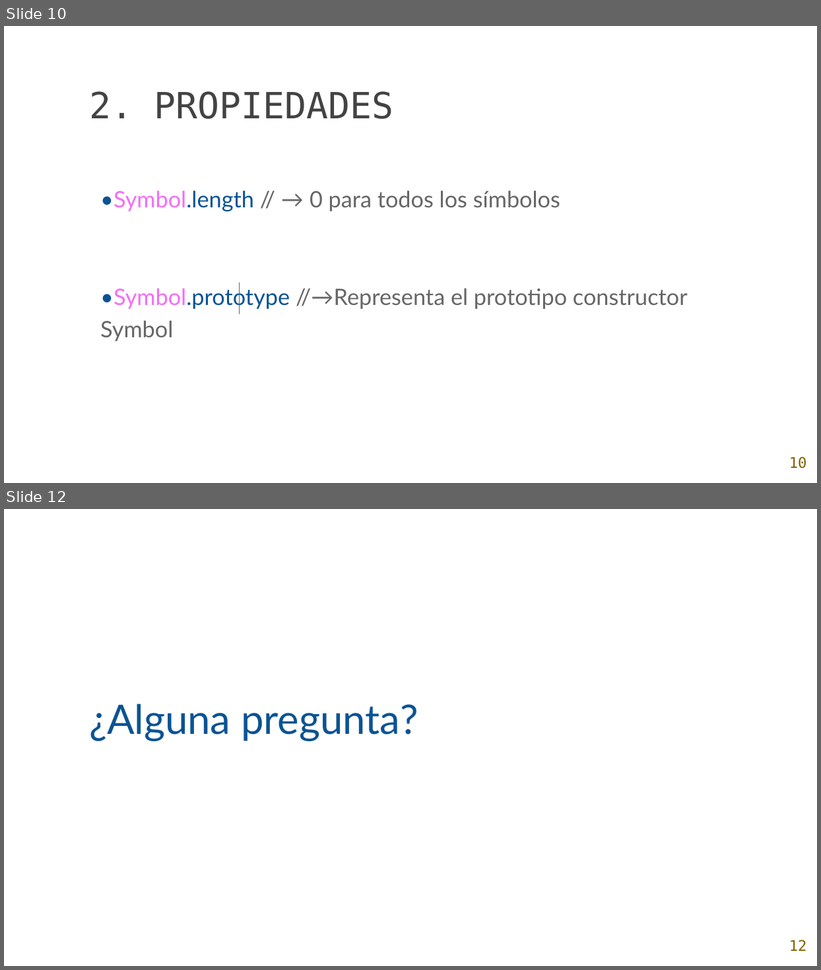
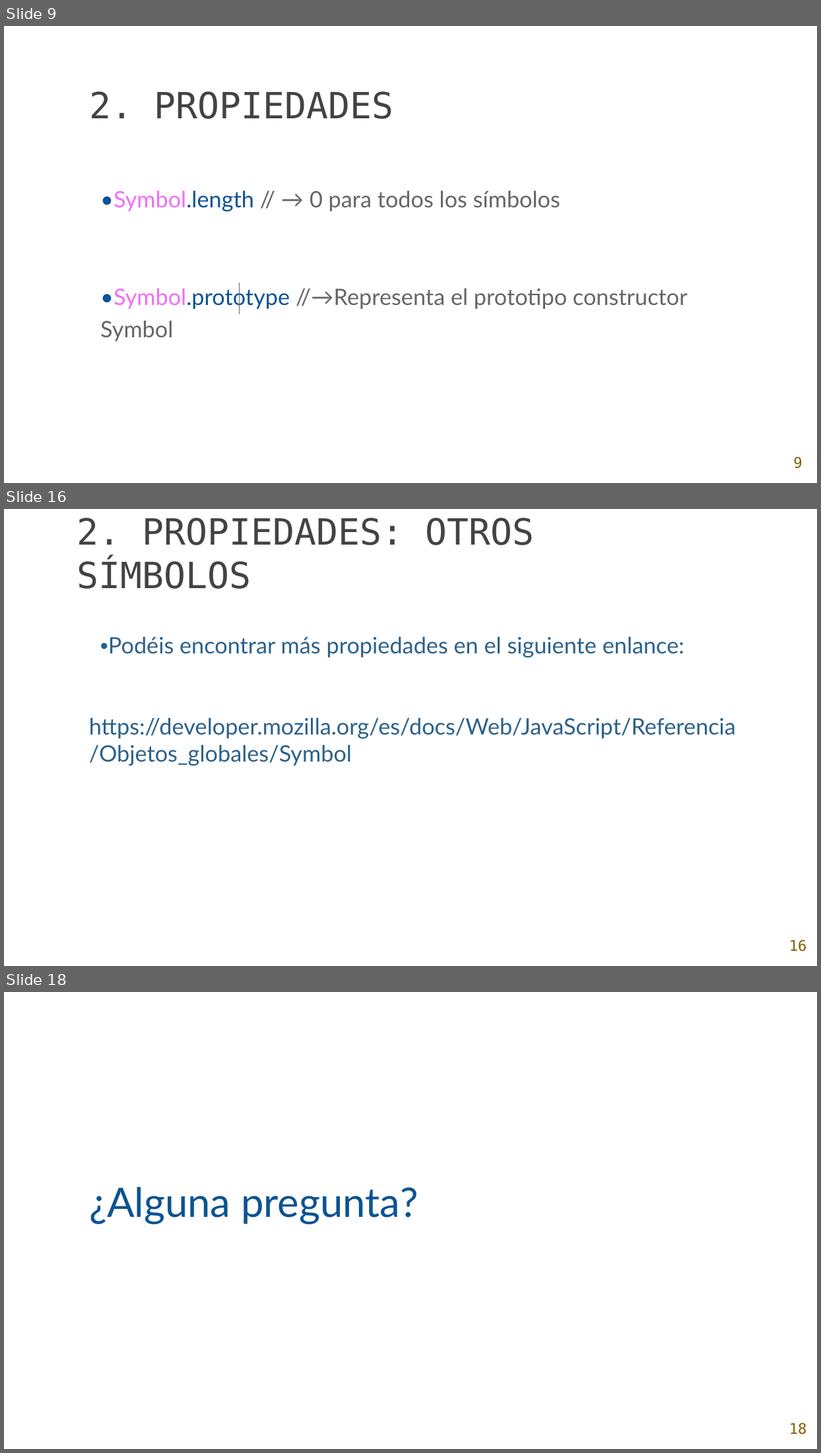
Before and after one commit to Char-Mander/AW_2018-2019, a slide deck: Ejercicios de clase/Plantilla powerpoint.pptx. Shown one above the other, each under a label of ours: slides 10 and 12 before the commit, slides 9, 16 and 18 after it; the slides between them are not shown. The pictures are 821x970 and 821x1453 pixels, drawn with LibreOffice and Linux fonts; fonts in the diff are those of the drawing; background and template pictures are left out. Boxes give left, top, right and bottom in pixels: in the first picture for what was removed or moved away, otherwise in the second. Text is boxed around its words. In the diff, an @@ line names an element or a change of style, - is before the commit and + after.

Commit message:
Terminados los apartados de las propiedades

```diff
--- a/Ejercicios de clase/Plantilla powerpoint.pptx
+++ b/Ejercicios de clase/Plantilla powerpoint.pptx
@@ slide 16 added at bbox=[4, 509, 817, 966], background picture (left out) @@
@@ text added at bbox=[77, 518, 534, 589], 32 pt, text #434343 @@
+2. PROPIEDADES: OTROS SÍMBOLOS
@@ text added at bbox=[89, 636, 736, 766], 20 pt, text #2B618B @@
+•Podéis encontrar más propiedades en el siguiente enlance:
+https://developer.mozilla.org/es/docs/Web/JavaScript/Referencia/Objetos_globales/Symbol
@@ page number added at bbox=[789, 940, 807, 952], 13 pt, text #7F6000 @@
+16
@@ what was slide 10 is now slide 9 @@
@@ page number at bbox=[793, 457, 802, 469]: text changed @@
-10
+9
@@ what was slide 12 is now slide 18 @@
@@ page number at bbox=[789, 1423, 807, 1435]: text changed @@
-12
+18
```
Also in this commit, not shown: 5 slides changed, 6 other slides added, 1 slide removed.
